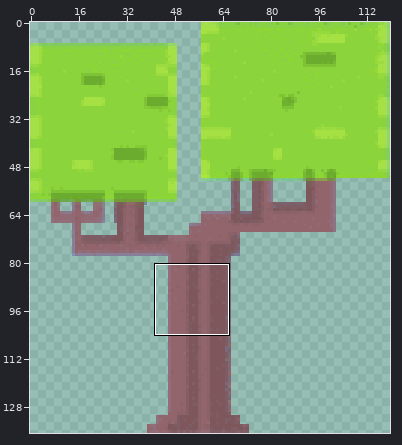
Sprite sheet: img/tree.gif. Above, an overview of the earlier version with the close-up marked.
Close-up. As it was:
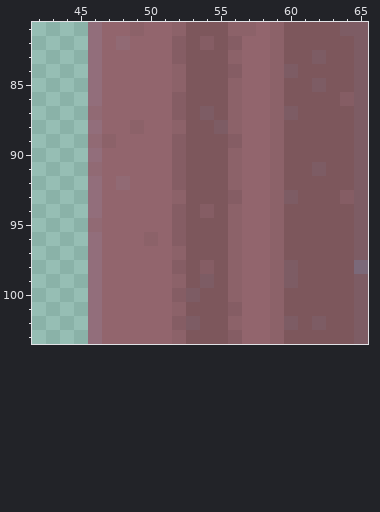
The file is 120x137 pixels. Colours within 5 levels of each other are drawn and written as one. Shown: x 42..65, y 81..103. The commit also changed other parts of the picture, which this record leaves out.
The result:
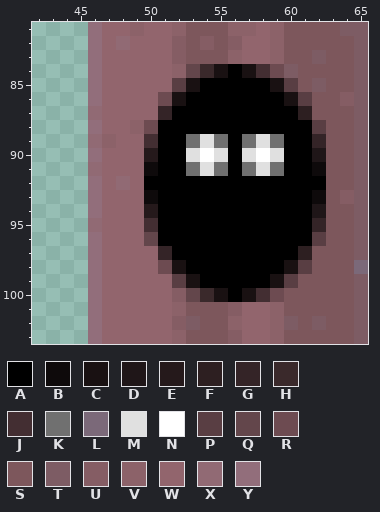
Palette (. is transparent): A #000000  B #0e0a0b  C #191112  D #1f1618  E #25191b  F #2d1f21  G #342427  H #3a292b  J #432e32  K #707070  L #7b6979  M #e0e0e0  N #ffffff  P #593e43  Q #63464b  R #6d4b51  S #7d575c  T #7d5c64  U #855d64  V #8c6269  W #92656d  X #916a74  Y #926e7b
What changed:
@@ x 42..65 @@
  83 ....YWWWWWUSSSVWWVSSTSST
- 84 ....YWWWWWVSSSUWWVTSSSST
- 85 ....YWWWWWVSSSVWWVSSTSST
- 86 ....YWWWWWUSSSVWWVSSSSUT
- 87 ....XWWWWWUSTSVWWVTSSSST
- 88 ....YWWVWWVSSTVWWVSSSSST
- 89 ....XVWWWWUSSSUWWVSSSSST
- 90 ....YWWWWWUSSSVWWVSSSSST
- 91 ....XWWWWWUSSSVWWVSSTSST
- 92 ....YWXWWWUSSSVWWVSSSSST
- 93 ....YWWWWWVSSSUWWVTSSSUT
- 94 ....YWWWWWUSUSVWWVSSSSST
- 95 ....XWWWWWUSSSVWWVSSSSST
- 96 ....YWWWVWUSSSVWWVSSSSST
- 97 ....YWWWWWVSSSVWWVSSSSST
- 98 ....YWWWWWUSUSVWWVTSSSSL
- 99 ....YWWWWWVSTSVWWVTSSSST
-100 ....YWWWWWUTSSVWWVSSSSST
+ 84 ....YWWWWWVQHCACJRTSSSST
+ 85 ....YWWWWWPCAAAAACPSTSST
+ 86 ....YWWWWRCAAAAAAACPSSUT
+ 87 ....XWWWWGAAAAAAAAAFSSST
+ 88 ....YWWVRAAAAAAAAAAAPSST
+ 89 ....XVWWJAAKMKAKMKAAGSST
+ 90 ....YWWWEAAMNMAMNMAADSST
+ 91 ....XWWWBAAKMKAKMKAABSST
+ 92 ....YWXWAAAAAAAAAAAAASST
+ 93 ....YWWWBAAAAAAAAAAABSUT
+ 94 ....YWWWEAAAAAAAAAAADSST
+ 95 ....XWWWJAAAAAAAAAAAGSST
+ 96 ....YWWWQAAAAAAAAAAAPSST
+ 97 ....YWWWWGAAAAAAAAAFSSST
+ 98 ....YWWWWRCAAAAAAACPSSSL
+ 99 ....YWWWWWPCAAAAACPSSSST
+100 ....YWWWWWUQHCACJRSSSSST
 101 ....YWWWWWVSSSUWWVSSSSST
Changed places in both close-ups, as pixel boxes (x1, y1, x2, y2):
changed: (144, 64, 326, 302)
